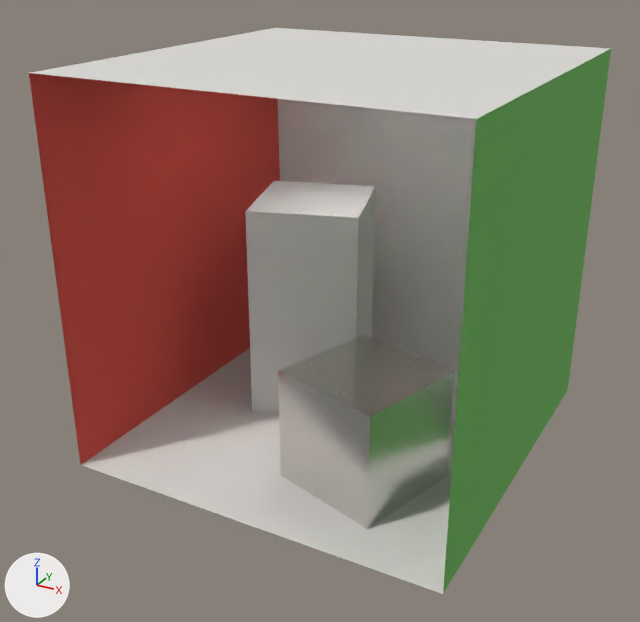
A saved change to the glTF model res/CornellBox.gltf.
Before and after are seen from a camera (50 mm lens) standing at (1.97, -3.82, 2.59) and looking at (-0.06, -0.13, 0.74). Every picture has the same lights, and +X, +Y and +Z are marked at lower left. Where no turn or scale is listed for an object, it has been applied to the vertices.

Before the edit, the objects in view are built like this:
```python
mat_shortbox = principled_material('shortBox')
mat_shortbox.base_color = (0.725, 0.71, 0.68)  # light grey #dddbd7
mat_shortbox.metallic = 1.0
mat_shortbox.roughness = 0.2
me_cornellbox_original = bpy.data.meshes.new('CornellBox-Original')
me_cornellbox_original.from_pydata(...)  # 28 vertices, 32 faces; spans x -1.02..1.0, y -0.99..1.04, z 0.0..1.99
# faces by material slot: [2, 2, 2, 2, 2, 10, 10, 2]
me_cornellbox_original.materials.append(mat_floor)  # light grey #dddbd7
me_cornellbox_original.materials.append(mat_ceiling)  # light grey #dddbd7
me_cornellbox_original.materials.append(mat_backwall)  # light grey #dddbd7
me_cornellbox_original.materials.append(mat_rightwall)  # green #69b355
me_cornellbox_original.materials.append(mat_leftwall)  # red #d0483f
me_cornellbox_original.materials.append(mat_shortbox)  # light grey #dddbd7
me_cornellbox_original.materials.append(mat_tallbox)  # light grey #dddbd7
me_cornellbox_original.materials.append(mat_light)  # white #ffffff
ob_cornellbox_original = bpy.data.objects.new('CornellBox-Original', me_cornellbox_original)
ob_cornellbox_original.location = (0.0, 0.0, 0.0)
```
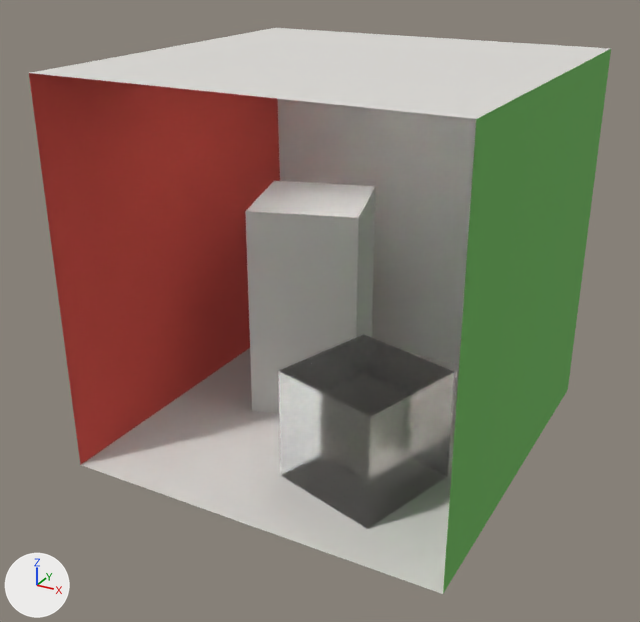
Location of each change, [x1, y1, x2, y2] in pixels of the pictures (640 x 622 px):
'CornellBox-Original', surface changed: [275, 332, 459, 531] in both

Diff of the bpy script that builds the scene:
```diff
--- a/res/CornellBox.gltf.py
+++ b/res/CornellBox.gltf.py
@@ mat_shortbox @@
 mat_shortbox.base_color = (0.725, 0.71, 0.68)  # light grey #dddbd7
-mat_shortbox.metallic = 1.0
 mat_shortbox.roughness = 0.2
+mat_shortbox.transmission_weight = 1.0
```
